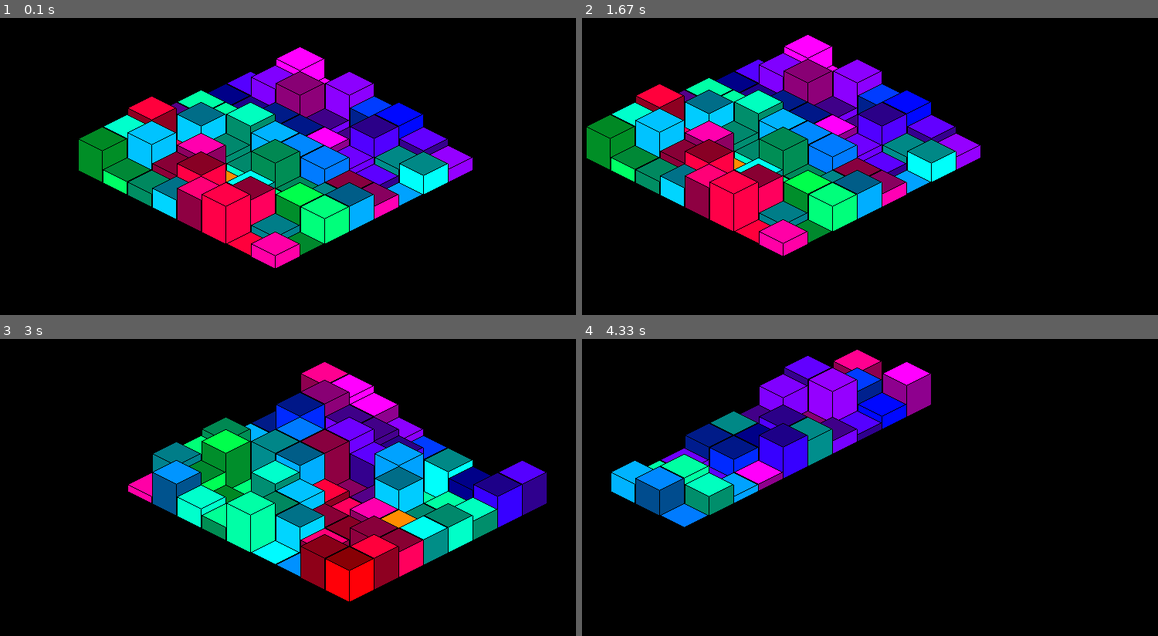
Above: before the commit, frames 1-4 (two rows, left to right).
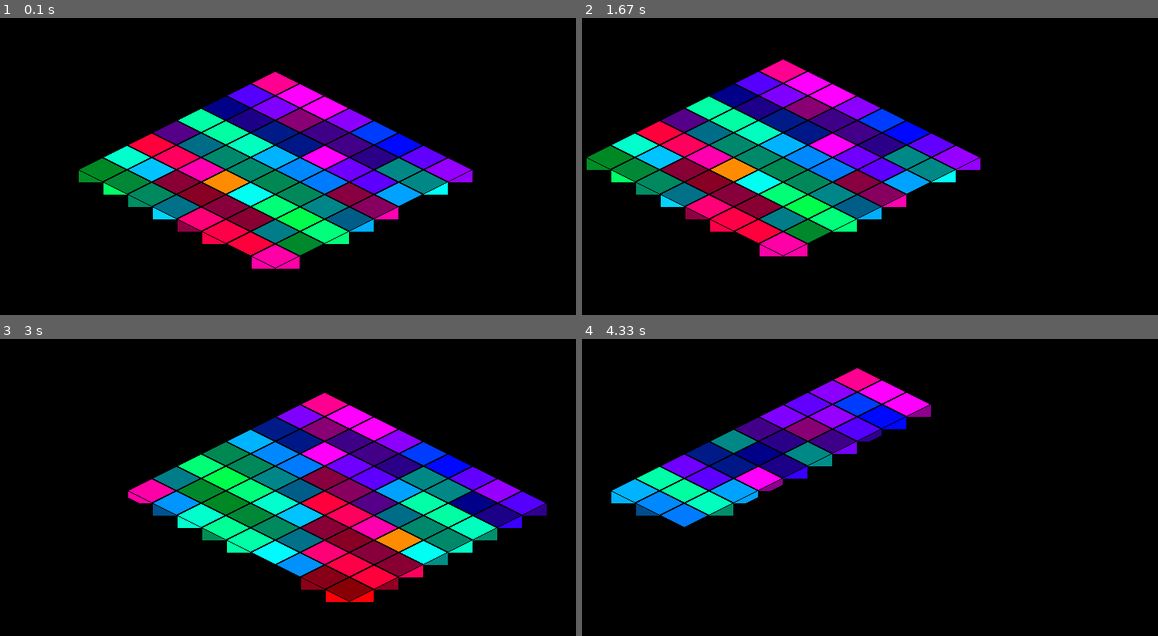
Above: after the commit, the same moments.

Repository: Zren/pyTactics
Game: pygame game, started from pyTactics.py
The game is run twice, just before and just after one commit, with the same random seed, the same clock (stepped at 60 frames per second) and the same inputs. The source is Python 2; it was converted automatically to run under Python 3.
Inputs:
- Up to frame 1 (0.1 s): no input
- Up to frame 2 (1.67 s): hold Right 0.33-0.8 s; hold Up 0.83-1.13 s; hold Right 1.17-1.63 s
- Up to frame 3 (3 s): hold Left 1.67-2.2 s; tap G at 1.82 s; hold Down 2.23-2.53 s; hold Left 2.57-2.97 s
- Up to frame 4 (4.33 s): hold Up 3-3.37 s; tap G at 3.15 s; hold Right 3.4-4.03 s; hold Down from 4.07 s (still down)

The runs differ from the first frame. In frame 1, 25% of the frame differs, in the area x 13-83%, y 9-85%; in frame 2, 25%; in frame 3, 27%, in the area x 22-95%, y 7-89%; in frame 4, 12%.

Commit message:
major rewrite of grid layers

Diff:
--- a/IsoTacticsEngine.py
+++ b/IsoTacticsEngine.py
@@ -39,14 +39,17 @@
     return [x, y]
 
 class Cell:
-    def __init__(self, x, y, h=0, groundTexture=None, wallTexture=None):
+    def __init__(self, x, y, h=0):
         self.x = x
         self.y = y
         self.h = h
+
+class GroundTile:
+    def __init__(self, groundTexture=None, wallTexture=None):
         self.groundTexture = groundTexture
         self.wallTexture = wallTexture
-    def render(self):
-        dimensions = (Config.tileWidth, Config.tileHeight + self.h * Config.tileWallHeight)
+    def render(self, height):
+        dimensions = (Config.tileWidth, Config.tileHeight + height * Config.tileWallHeight)
         tile = pygame.Surface(dimensions, pygame.SRCALPHA, 32)
         tile.blit(self.groundTexture, (0,0))
         for h in range(self.h):
@@ -58,12 +61,18 @@
     def __init__(self, dimensions, data):
         self.width, self.height = dimensions
         self.data = data
-        self.renderOrder = isoGridRenderOrder(self.width, self.height)
+
     def __getitem__(self, coord):
         try:
             return self.data[coord[0]][coord[1]]
         except:
             return self.data[coord % self.width][coord / self.width]
+    def __setitem__(self, coord, value):
+        try:
+            self.data[coord[0]][coord[1]] = value
+        except:
+            self.data[coord % self.width][coord / self.width] = value
+    """
     def render(self, dimensions, centerOnCell=(0,0)):
         surface = pygame.Surface(dimensions, pygame.SRCALPHA, 32)
         for coord in self.renderOrder:
@@ -76,22 +85,29 @@
             x, y = isoCoordinates(col, row)
             # Tile Height
             y -= cell.h * Config.tileWallHeight
-            # Center on surface
-            x += dimensions[0]/2
-            y += dimensions[1]/2
-            # Center on tile
-            x -= (Config.tileWidth/2)
-            y -= (Config.tileHeight/2)
-            # Centering offset
-            offset = isoCoordinates(centerOnCell[0], centerOnCell[1])
-            x -= offset[0]
-            y -= offset[1]
             surface.blit(tile, (x,y))
         return surface
+    """
+    def renderCell(self, surface, cellData, offset):
+        cell = self.data[cellData.x][cellData.y]
+        if cell == None:
+            return
+        tile = cell.render(cellData.h)
+        # Isometric Coordinates
+        x, y = isoCoordinates(cellData.x, cellData.y)
+        # Tile Height
+        y -= cellData.h * Config.tileWallHeight
+        # Offset
+        x += offset[0]
+        y += offset[1]
+        surface.blit(tile, (x,y))
 
 class Player:
     def __init__(self):
         self.currentAction = None
+    def render(self, height):
+        tile = pygame.Surface((0,0), pygame.SRCALPHA, 32)
+        return tile
 
 class PlayerGrid(IsoGrid):
     def __init__(self, dimensions):
@@ -110,23 +126,32 @@
 class GroundGrid(IsoGrid):
     def __init__(self, dimensions):
         width, height = dimensions
-        IsoGrid.__init__(self, dimensions, [[Cell(x,y) for y in range(height)] for x in range(width)])
-
-class IsoScene:
-    def __init__(self, groundGrid, playerGrid):
-        self.groundGrid = groundGrid
-        self.playerGrid = playerGrid
+        IsoGrid.__init__(self, dimensions, [[GroundTile() for y in range(height)] for x in range(width)])
+
+class IsoScene(IsoGrid):
+    def __init__(self, dimensions):
+        width, height = dimensions
+        IsoGrid.__init__(self, dimensions, [[Cell(x, y) for y in range(height)] for x in range(width)])
+        self.groundGrid = GroundGrid(dimensions)
+        self.playerGrid = PlayerGrid(dimensions)
         self.camera = [0, 0]
         self.layers = [self.groundGrid, self.playerGrid]
+        self.renderOrder = [self[coord] for coord in isoGridRenderOrder(self.width, self.height)]
 
     def update(self):
         pass
 
     def render(self, dimensions):
         surface = pygame.Surface(dimensions, pygame.SRCALPHA, 32)
+        centeringOffset = isoCoordinates(self.camera[0], self.camera[1])
+        offsetX = dimensions[0]/2 - (Config.tileWidth/2) - centeringOffset[0]
+        offsetY = dimensions[1]/2 - (Config.tileHeight/2) - centeringOffset[1]
+        for cell in self.renderOrder:
+            self.renderCell(surface, cell, (offsetX, offsetY))
+        return surface
+    def renderCell(self, surface, cell, offset):
         for layer in self.layers:
-            surface.blit(layer.render(dimensions, self.camera), (0,0))
-        return surface
+            layer.renderCell(surface, cell, offset)
     def addPlayer(self):
         self.playerGrid
     def shiftCamera(self, x, y):
@@ -145,18 +170,18 @@
     def setup(self):
         import random
         dimensions = (random.randint(3, 10), random.randint(3, 10))
-        isoGrid = GroundGrid(dimensions)
+        scene = IsoScene(dimensions)
         n = 0
-        for y in range(isoGrid.height):
-            for x in range(isoGrid.width):
-                cell = isoGrid[(x, y)]
+        for y in range(scene.groundGrid.height):
+            for x in range(scene.groundGrid.width):
+                cell = scene.groundGrid[(x, y)]
                 cell.groundTexture = self.tileSheet[n]
                 cell.wallTexture = self.wallTileSheet[n]
                 cell.h = random.randint(0, 6)
                 n += 1
-        #self.screen.fill((0, 0, 0))
-        #self.screen.blit(isoGrid.render(Config.resolution), (0,0))
-        self.loadScene(IsoScene(isoGrid, PlayerGrid(dimensions)))
+        player = Player()
+        scene.playerGrid.addPlayer(player, (0,0))
+        self.loadScene(scene)
 
     def keyInput(self, key):
         if key == pygame.K_ESCAPE:
@@ -176,7 +201,6 @@
     def gameTick(self):
         self.screen.fill((0, 0, 0))
         self.screen.blit(self.scene.render(Config.resolution), (0, 0))
-        print self.scene.camera
     def loadScene(self, scene):
         self.scene = scene
 
